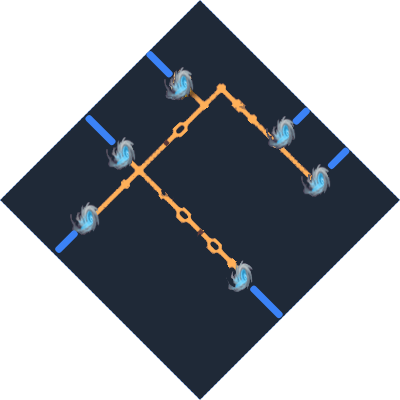
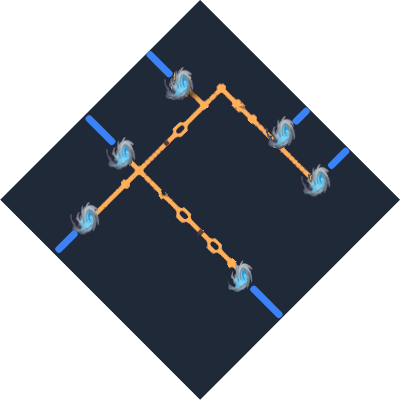
Layers edited between the first and the second 400x400 image:
added layer "diamond" over [left=0, top=0, right=400, bottom=400]